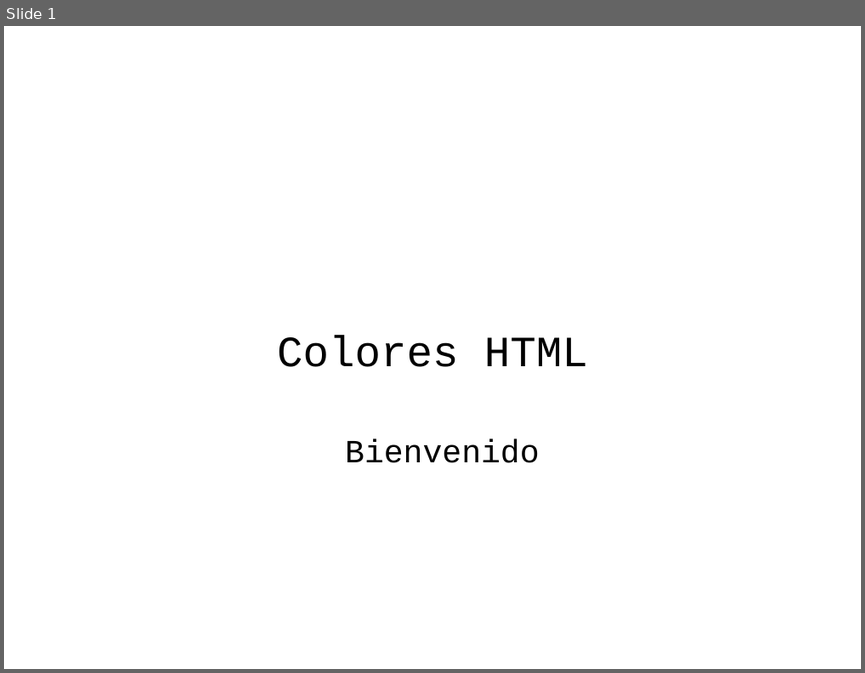
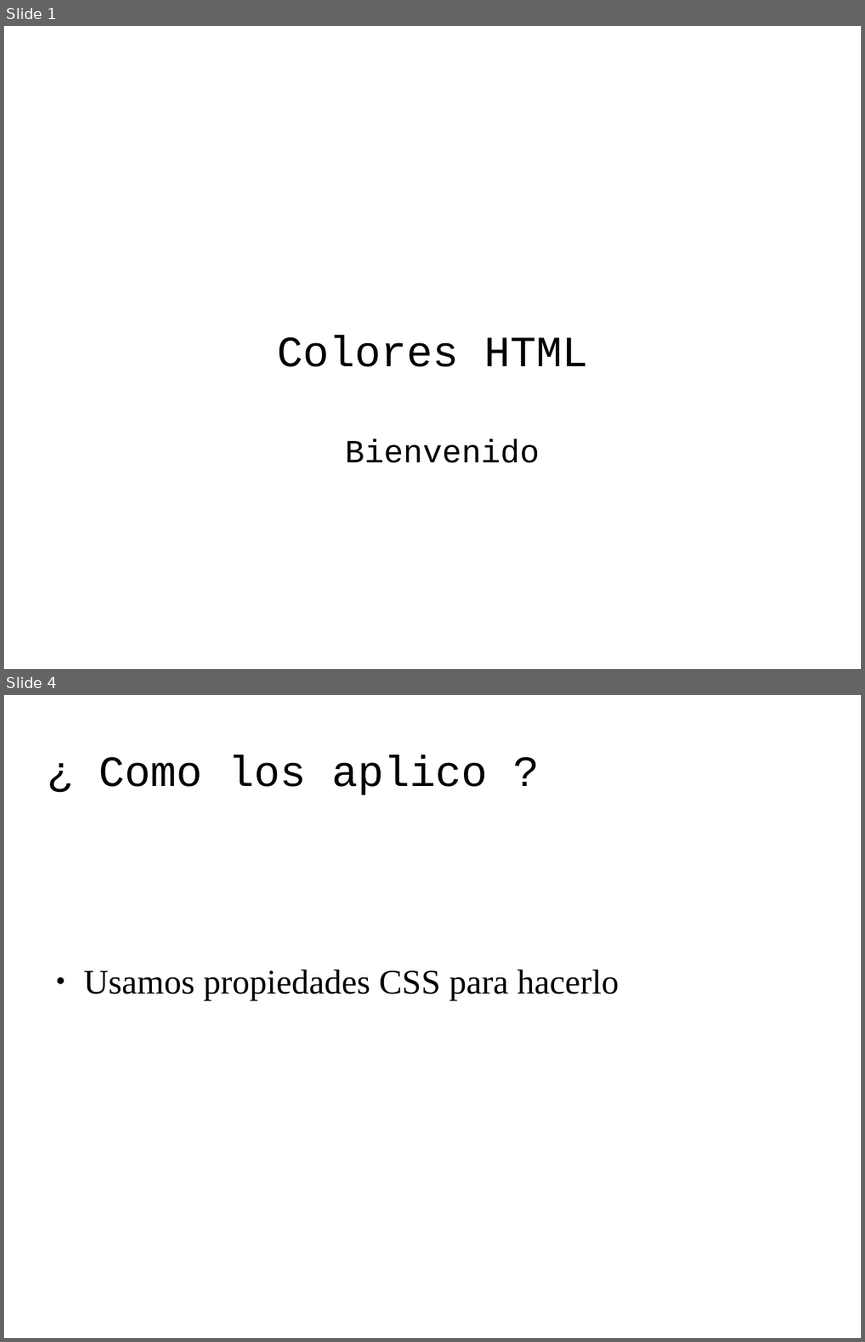
Before and after one commit to codefuncode/Curso-de-HTML-2020, a slide deck: 01-Tutorial-HTML/012-Colores-HTML/012-Colores-HTML.odp. Shown one above the other, each under a label of ours: slide 1 before the commit, slides 1 and 4 after it; the slides between them are not shown. The pictures are 865x673 and 865x1342 pixels, drawn with LibreOffice and Linux fonts; fonts in the diff are those of the drawing; background and template pictures are left out. Boxes give left, top, right and bottom in pixels: in the first picture for what was removed or moved away, otherwise in the second. Text is boxed around its words. In the diff, an @@ line names an element or a change of style, - is before the commit and + after.

```diff
--- a/01-Tutorial-HTML/012-Colores-HTML/012-Colores-HTML.odp
+++ b/01-Tutorial-HTML/012-Colores-HTML/012-Colores-HTML.odp
@@ slide 4 added at <box>4,695,861,1338</box>, background picture (left out) @@
@@ title added at <box>98,755,488,795</box>, 40 pt, text #000000 @@
+¿ Como los aplico ?
@@ text added at <box>84,969,619,1000</box>, 32 pt, text #000000 @@
+● Usamos propiedades CSS para hacerlo
```
Also in this commit, not shown: 1 slide changed, 1 other slide added, 4 slides removed, 6 other files.
